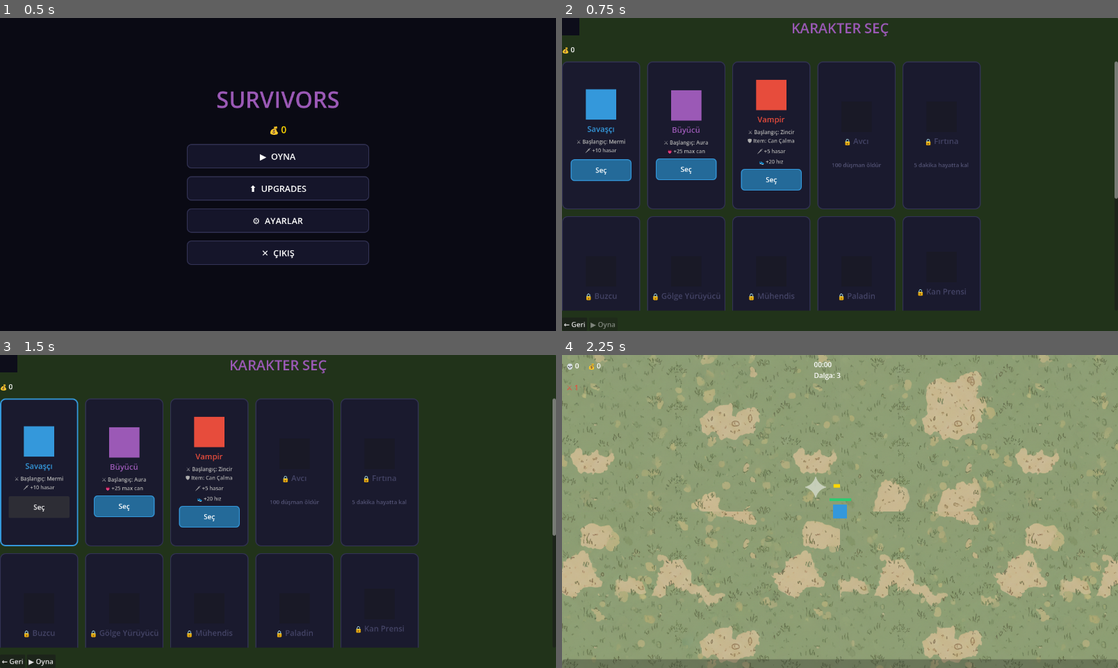
Above: before the commit, frames 1-4 (two rows, left to right).
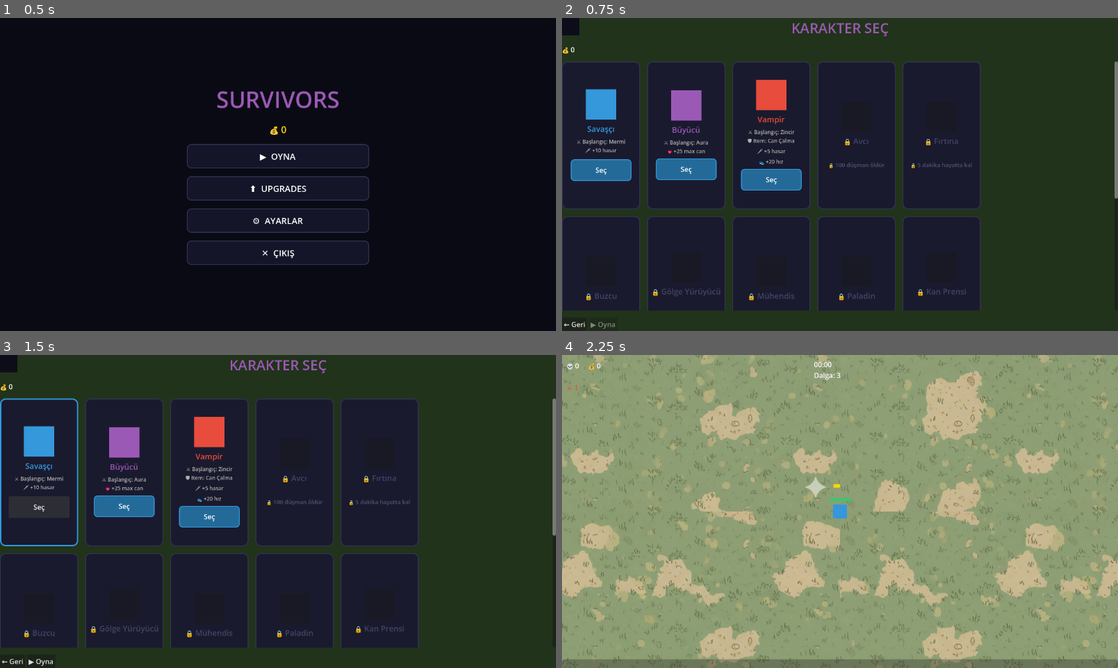
Above: after the commit, the same moments.

Repository: jegy911/survivors-clone
Game: Godot game, scene res://ui/main_menu.tscn
Two runs of this game, one before a commit and one after it. Both use one fixed random seed, a clock stepped at 60 frames per second and the inputs below.
Inputs:
- Up to frame 1 (0.5 s): no input
- Up to frame 2 (0.75 s): click "▶ OYNA" at 0.5 s
- Up to frame 3 (1.5 s): click "Seç" at 1.25 s
- Up to frame 4 (2.25 s): click "▶ Oyna" at 2 s

Frame 1 is identical in both runs. In frame 2, 0.3% of the frame differs, in the area x 16-74%, y 46-91%; in frame 3, 0.3%; in frame 4, nothing differs.

Commit message:
Update character_select.gd

Diff:
--- a/ui/character_select.gd
+++ b/ui/character_select.gd
@@ -144,10 +144,10 @@
 			vbox.add_child(btn)
 
 		"unlocked":
-			char_visual.color = Color(0.3, 0.3, 0.3, 1.0)
-			name_label.text = char_data["name"] if not char_data["secret"] else "???"
-			name_label.add_theme_color_override("font_color", Color("#888888"))
-			desc_label.text = _build_rich_description(char_data, state) if not char_data["secret"] else "???"
+			char_visual.color = Color(char_data["color"])
+			name_label.text = char_data["name"]
+			name_label.add_theme_color_override("font_color", Color(char_data["color"]))
+			desc_label.text = _build_rich_description(char_data, state)
 			desc_label.add_theme_color_override("font_color", Color("#666666"))
 
 			var cost = char_data["cost"]
@@ -168,7 +168,7 @@
 			name_label.add_theme_color_override("font_color", Color("#444466"))
 			desc_label.text = ""
 
-			bottom.text = char_data["unlock_hint"] if not char_data["secret"] else "???"
+			bottom.text = "🔒 " + char_data.get("unlock_hint", "???")
 			bottom.add_theme_color_override("font_color", Color("#555577"))
 			vbox.add_child(char_visual)
 			vbox.add_child(name_label)
